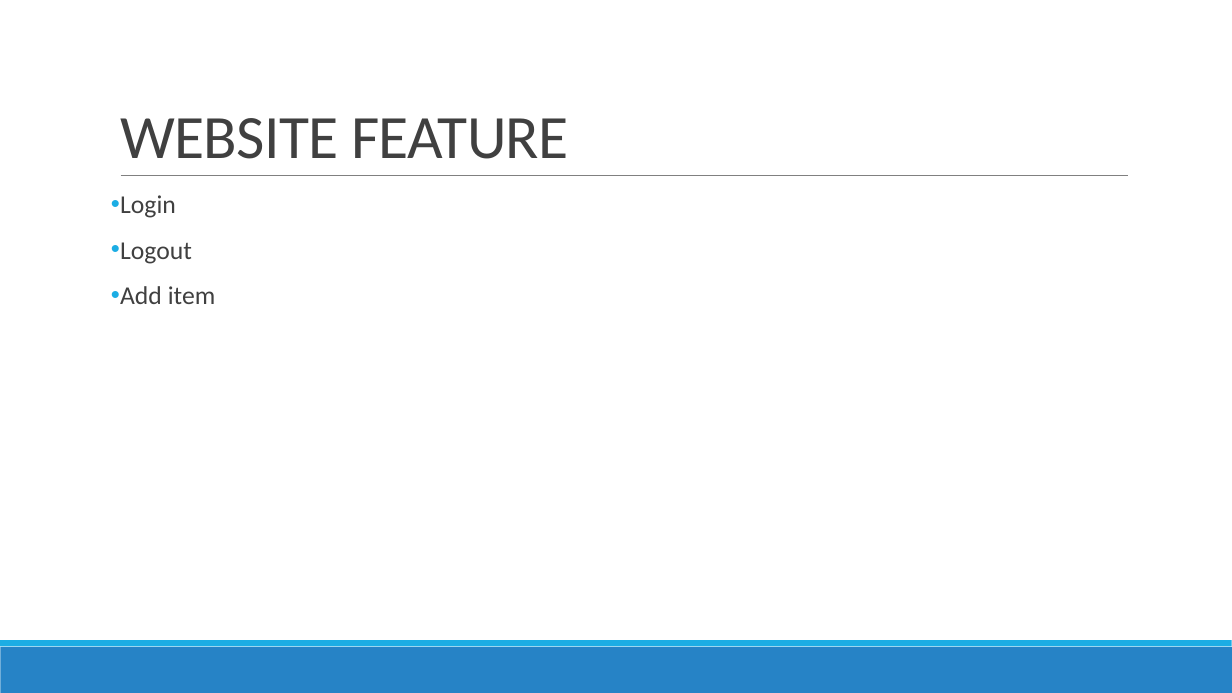
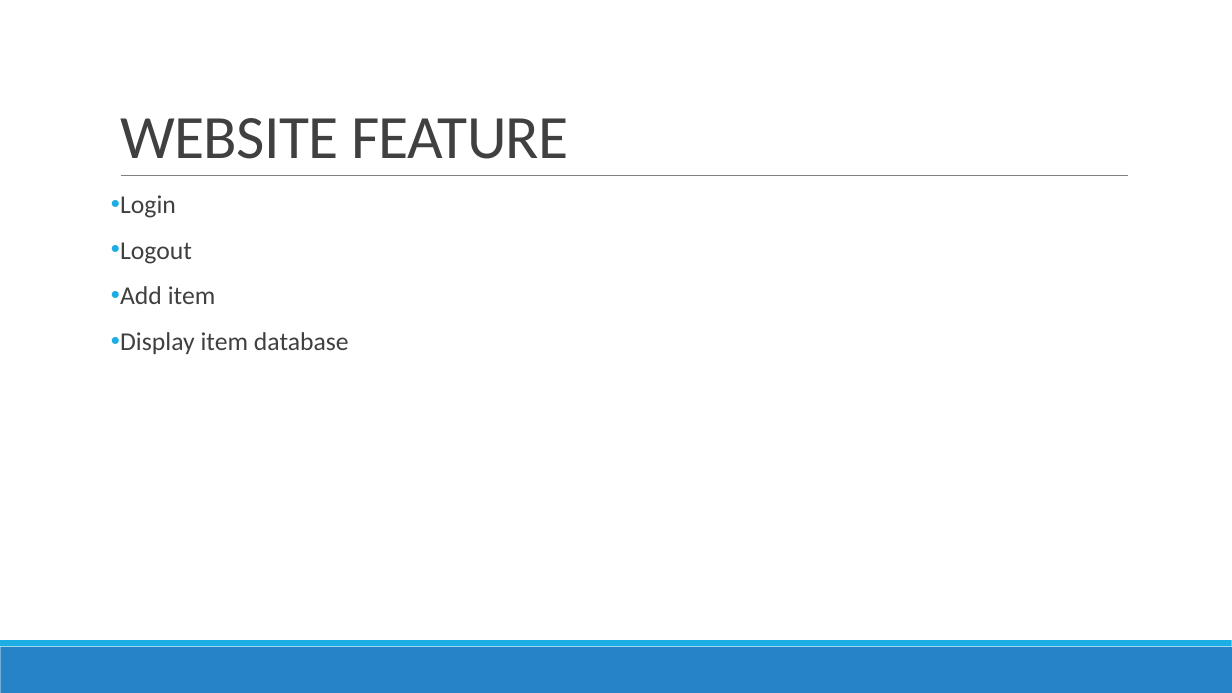
Before and after one commit to Ouroline/SE-Project, a slide deck: slide 4 of PP SE.pptx. Drawn at 1232x693 pixels with LibreOffice and Linux fonts; fonts in the diff are those of the drawing. Boxes give left, top, right and bottom in pixels: in the first picture for what was removed or moved away, otherwise in the second. Text is boxed around its words. In the diff, an @@ line names an element or a change of style, - is before the commit and + after.

```diff
--- a/PP SE.pptx
+++ b/PP SE.pptx
@@ text at bbox=[120, 332, 349, 354]: paragraph added @@
+• Display item database
```
Also in this commit, not shown: 2 other slides changed.
